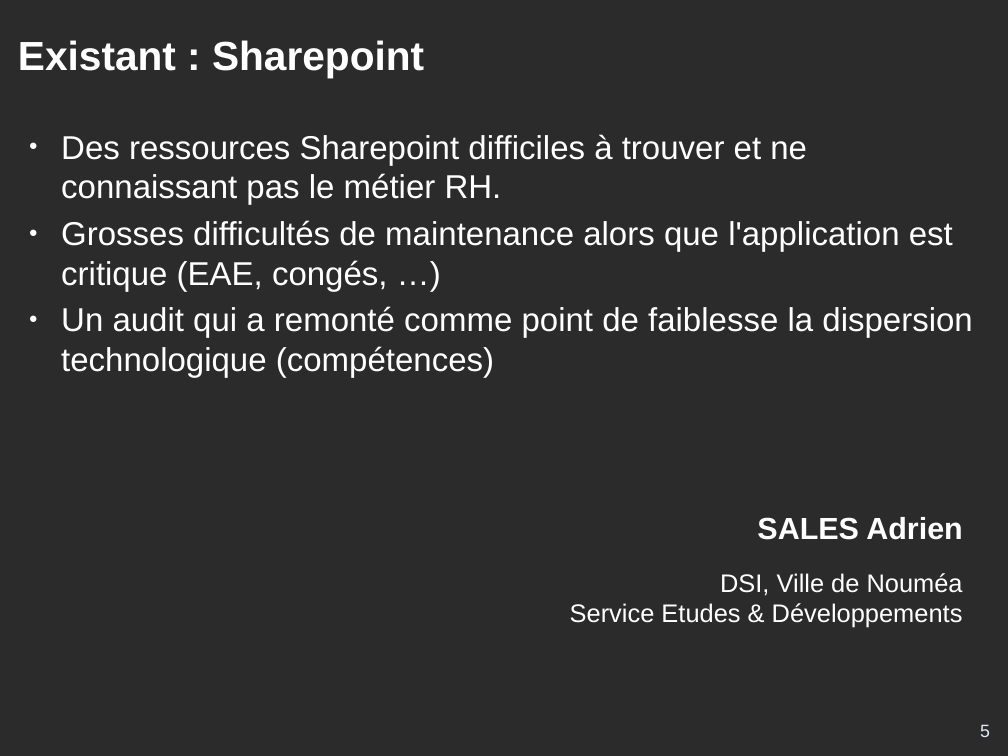
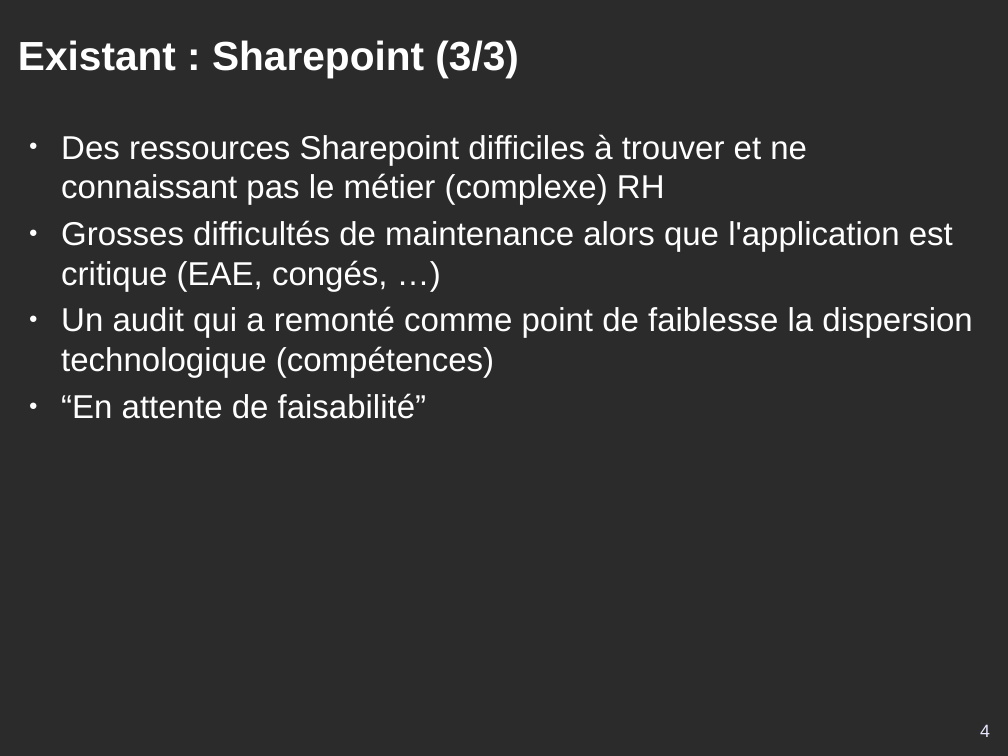
Before and after one commit to DSI-Ville-Noumea/sirh-kiosque-j2ee-old, a slide deck: slide 4 of src/site/resources/Kiosque_RH_J2EE_11021.odp (slide 5 before the commit). Drawn at 1008x756 pixels with LibreOffice and Linux fonts; fonts in the diff are those of the drawing; background and template pictures are left out; a plain dark background stands for a picture behind light text. Boxes give left, top, right and bottom in pixels: in the first picture for what was removed or moved away, otherwise in the second. Text is boxed around its words. In the diff, an @@ line names an element or a change of style, - is before the commit and + after.

```diff
--- a/src/site/resources/Kiosque_RH_J2EE_11021.odp
+++ b/src/site/resources/Kiosque_RH_J2EE_11021.odp
@@ title at <box>18,40,519,77</box>: text changed @@
-Existant : Sharepoint
+Existant : Sharepoint (3/3)
@@ text at <box>61,134,807,205</box>: text changed @@
-● Des ressources Sharepoint difficiles à trouver et ne connaissant pas le métier RH.
+● Des ressources Sharepoint difficiles à trouver et ne connaissant pas le métier (complexe) RH
@@ text at <box>61,393,427,419</box>: paragraph added @@
+● “En attente de faisabilité”
@@ text removed at <box>570,517,963,628</box> @@
-SALES Adrien
-DSI, Ville de Nouméa
-Service Etudes & Développements
@@ page number at <box>980,724,990,737</box>: text changed @@
-5
+4
```
Also in this commit, not shown: 21 other slides changed, 3 slides added, 2 slides removed.
